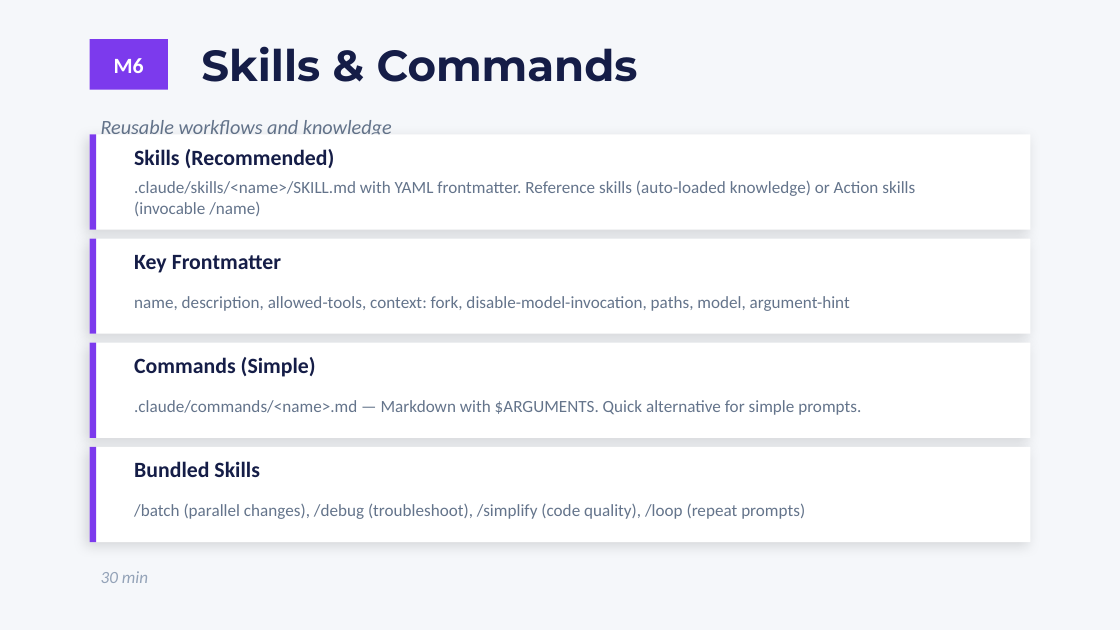
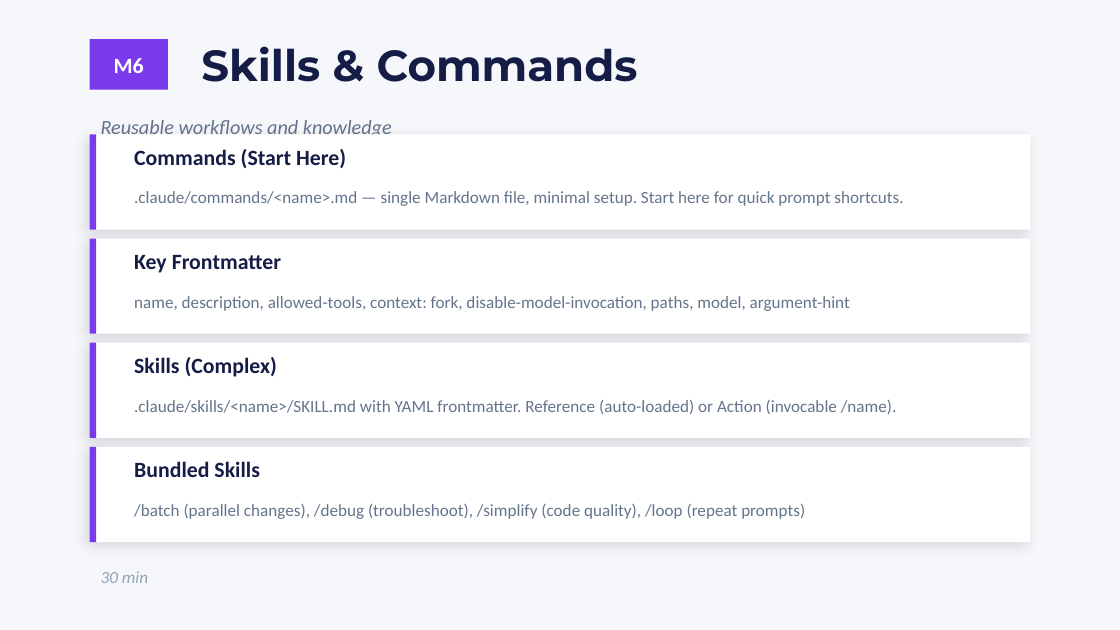
Before and after one commit to clusterreplyDE/claude_workshop, a slide deck: slide 21 of slides/workshop.pptx. Drawn at 1120x630 pixels with LibreOffice and Linux fonts; fonts in the diff are those of the drawing. Boxes give left, top, right and bottom in pixels: in the first picture for what was removed or moved away, otherwise in the second. Text is boxed around its words. In the diff, an @@ line names an element or a change of style, - is before the commit and + after.

```diff
--- a/slides/workshop.pptx
+++ b/slides/workshop.pptx
@@ text at [134, 149, 346, 168]: text changed @@
-Skills (Recommended)
+Commands (Start Here)
@@ text at [134, 191, 903, 206]: text changed @@
-.claude/skills/<name>/SKILL.md with YAML frontmatter. Reference skills (auto-loaded knowledge) or Action skills (invocable /name)
+.claude/commands/<name>.md — single Markdown file, minimal setup. Start here for quick prompt shortcuts.
@@ text at [134, 357, 277, 377]: text changed @@
-Commands (Simple)
+Skills (Complex)
@@ text at [134, 399, 897, 414]: text changed @@
-.claude/commands/<name>.md — Markdown with $ARGUMENTS. Quick alternative for simple prompts.
+.claude/skills/<name>/SKILL.md with YAML frontmatter. Reference (auto-loaded) or Action (invocable /name).
```
Also in this commit, not shown: 3 other slides changed, 36 other files.
